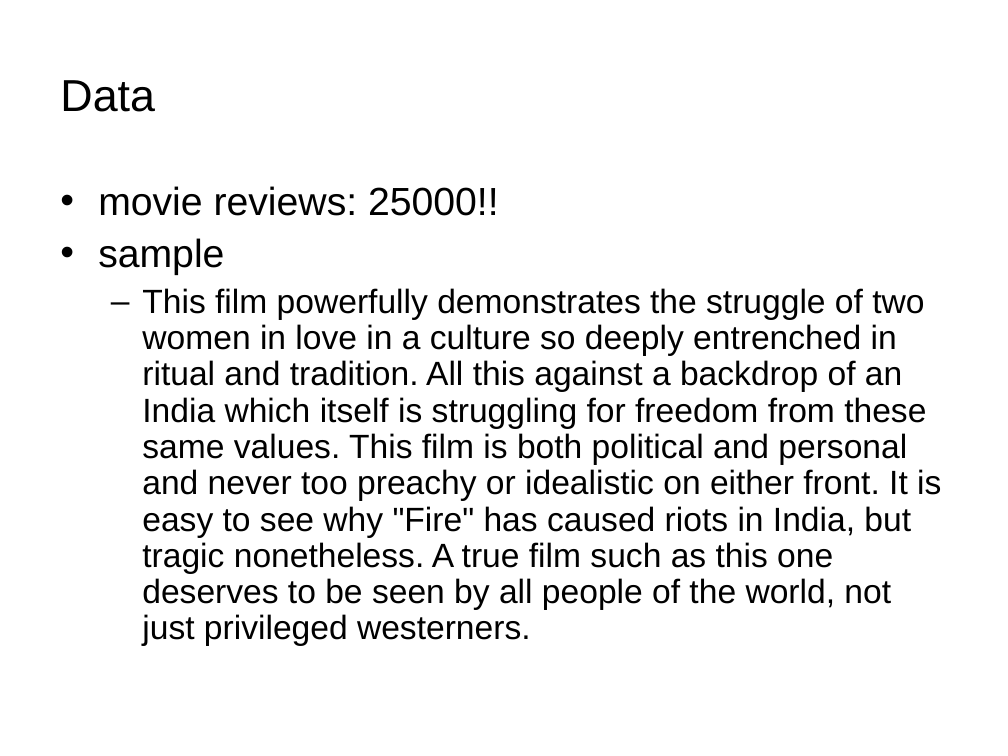
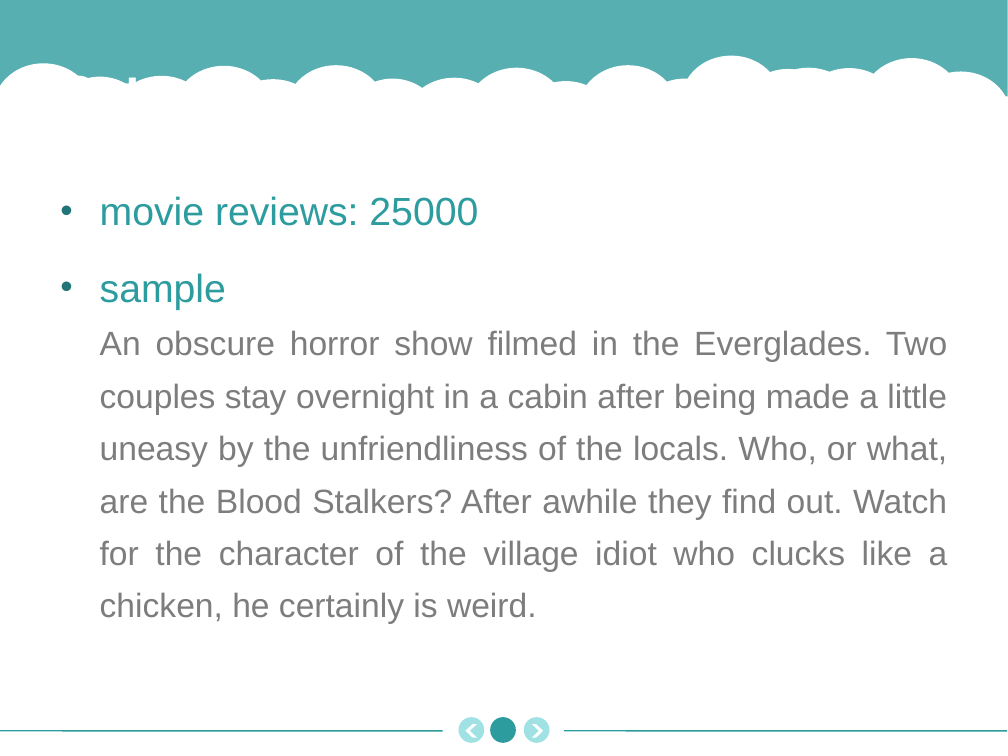
Before and after one commit to Azure22/cs686dm-final, a slide deck: slide 4 of Presentation.ppt. Drawn at 1008x756 pixels with LibreOffice and Linux fonts; fonts in the diff are those of the drawing; background and template pictures are left out. Boxes give left, top, right and bottom in pixels: in the first picture for what was removed or moved away, otherwise in the second. Text is boxed around its words. In the diff, an @@ line names an element or a change of style, - is before the commit and + after.

```diff
--- a/Presentation.ppt
+++ b/Presentation.ppt
@@ rectangle added at [0,0,1008,371], fill #2D9C9F at 80% opacity @@
@@ title "Data" at [60,64,172,84]: font Arial to Montserrat, text colour #000000 to #FFFFFF, bold on; line spacing 1 to 0.9 @@
@@ group added at [0,55,1008,175]: 11 ellipses, 7 freeform shapes @@
@@ rectangle added at [0,97,1008,550], fill #FFFFFF @@
@@ text at [100,196,478,226]: text changed; text colour #000000 to #2D9C9F @@
-• movie reviews: 25000!!
+• movie reviews: 25000
@@ text at [100,273,226,310]: text colour #000000 to #2D9C9F in "sample"; alignment left to justified; indent changed; line spacing 0.9 to 1.1; more space between paragraphs; bullet colour #000000 to #227577 @@
@@ text at [100,330,948,624]: text changed; text colour #000000 to #7D7D7D @@
-  – This film powerfully demonstrates the struggle of two women in love in a culture so deeply entrenched in ritual and tradition. All this against a backdrop of an India which itself is struggling for freedom from these same values. This film is both political and personal and never too preachy or idealistic on either front. It is easy to see why "Fire" has caused riots in India, but tragic nonetheless. A true film such as this one deserves to be seen by all people of the world, not just privileged westerners.
+    An obscure horror show filmed in the Everglades. Two couples stay overnight in a cabin after being made a little uneasy by the unfriendliness of the locals. Who, or what, are the Blood Stalkers? After awhile they find out. Watch for the character of the village idiot who clucks like a chicken, he certainly is weird.
@@ ellipse added at [459,717,485,743], fill #A0E2E4 @@
@@ ellipse added at [490,717,516,743], fill #2D9C9F @@
@@ ellipse added at [524,717,550,743], fill #A0E2E4 @@
@@ line added from (0, 731) to (443, 731), #2D9C9F 0.99 pt @@
@@ freeform shape added at [466,724,477,737], fill #FFFFFF @@
@@ freeform shape added at [532,724,543,737], fill #FFFFFF @@
@@ line added from (563, 731) to (1007, 731), #2D9C9F 0.99 pt @@
```
Also in this commit, not shown: 7 other slides changed, 14 other files.
